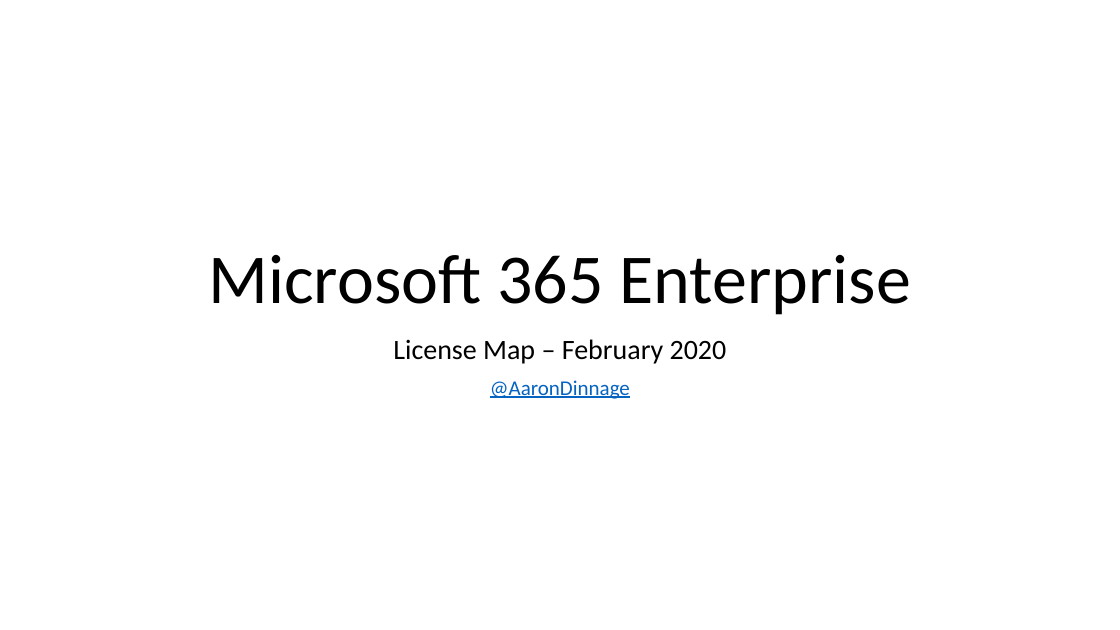
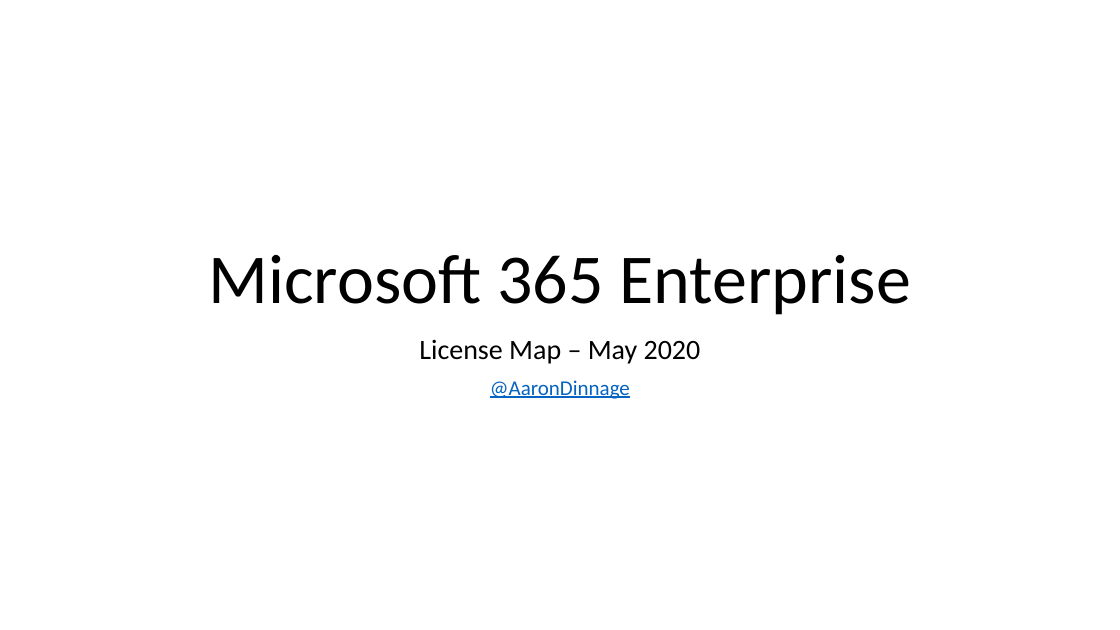
Before and after one commit to ksagala/Licensing, a slide deck: slide 1 of Microsoft 365 Enterprise License Map.pptx. Drawn at 1120x630 pixels with LibreOffice and Linux fonts; fonts in the diff are those of the drawing. Boxes give left, top, right and bottom in pixels: in the first picture for what was removed or moved away, otherwise in the second. Text is boxed around its words. In the diff, an @@ line names an element or a change of style, - is before the commit and + after.

```diff
--- a/Microsoft 365 Enterprise License Map.pptx
+++ b/Microsoft 365 Enterprise License Map.pptx
@@ subtitle at [419, 339, 701, 364]: text changed @@
-License Map – February 2020
+License Map – May 2020
```
Also in this commit, not shown: 4 other slides changed, 2 slides removed, 47 other files.
